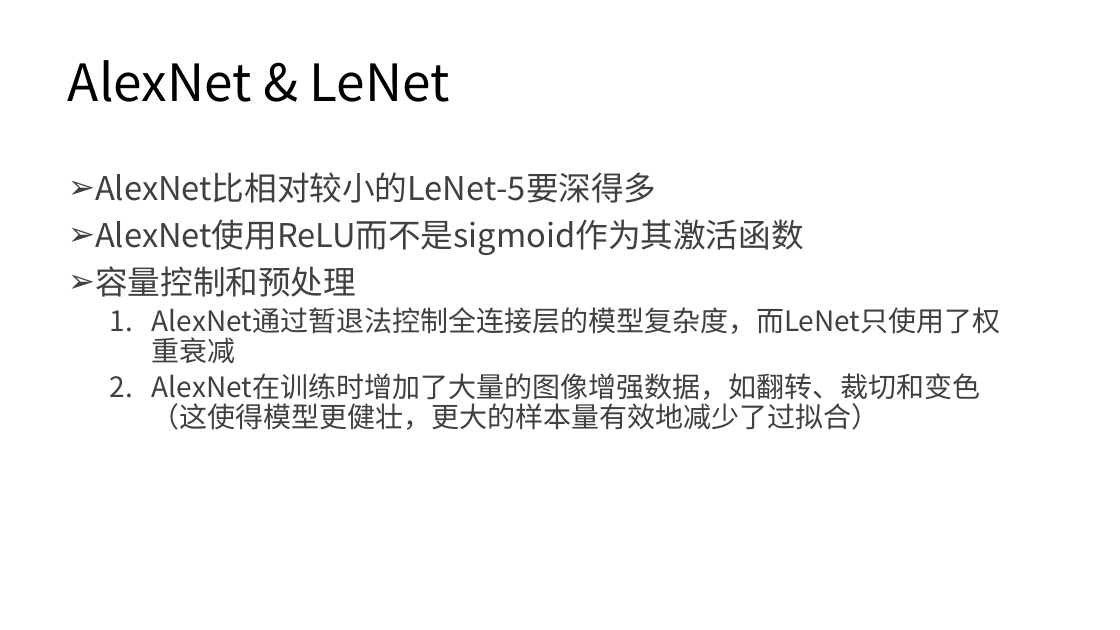
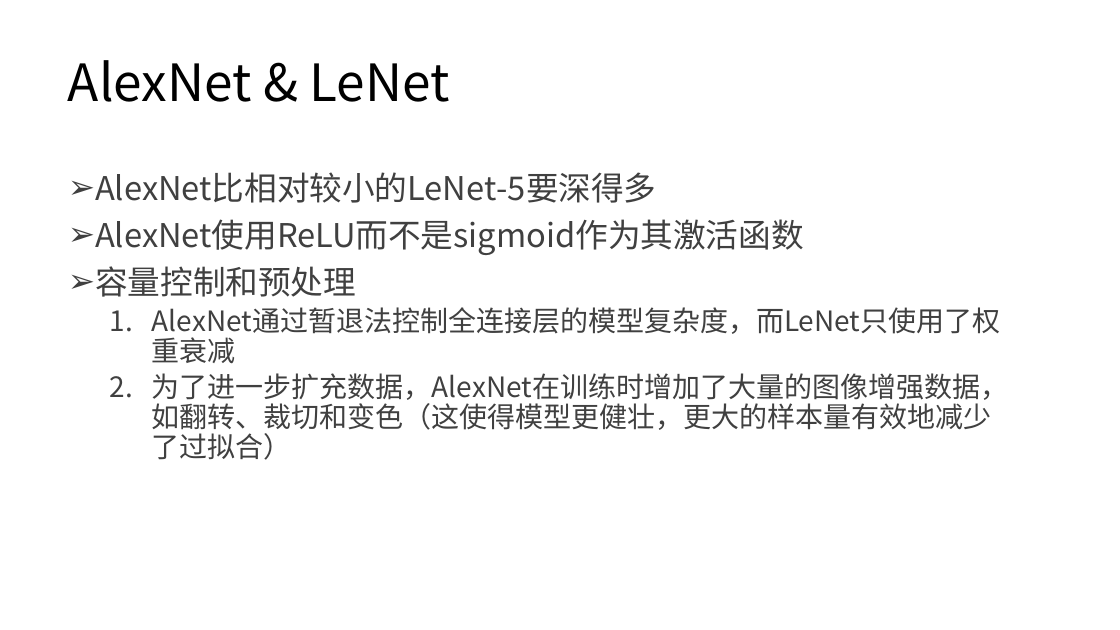
Before and after one commit to lezhang-thu/security_content, a slide deck: slide 16 of 卷积神经网络-b.pptx (slide 15 before the commit). Drawn at 1120x630 pixels with LibreOffice and Linux fonts; fonts in the diff are those of the drawing. Boxes give left, top, right and bottom in pixels: in the first picture for what was removed or moved away, otherwise in the second. Text is boxed around its words. In the diff, an @@ line names an element or a change of style, - is before the commit and + after.

```diff
--- a/卷积神经网络-b.pptx
+++ b/卷积神经网络-b.pptx
@@ text at box(152, 373, 1008, 460): text changed @@
-  2. AlexNet在训练时增加了大量的图像增强数据，如翻转、裁切和变色（这使得模型更健壮，更大的样本量有效地减少了过拟合）
+  2. 为了进一步扩充数据，AlexNet在训练时增加了大量的图像增强数据，如翻转、裁切和变色（这使得模型更健壮，更大的样本量有效地减少了过拟合）
```
Also in this commit, not shown: 9 other slides changed, 25 slides added, 16 other files.
